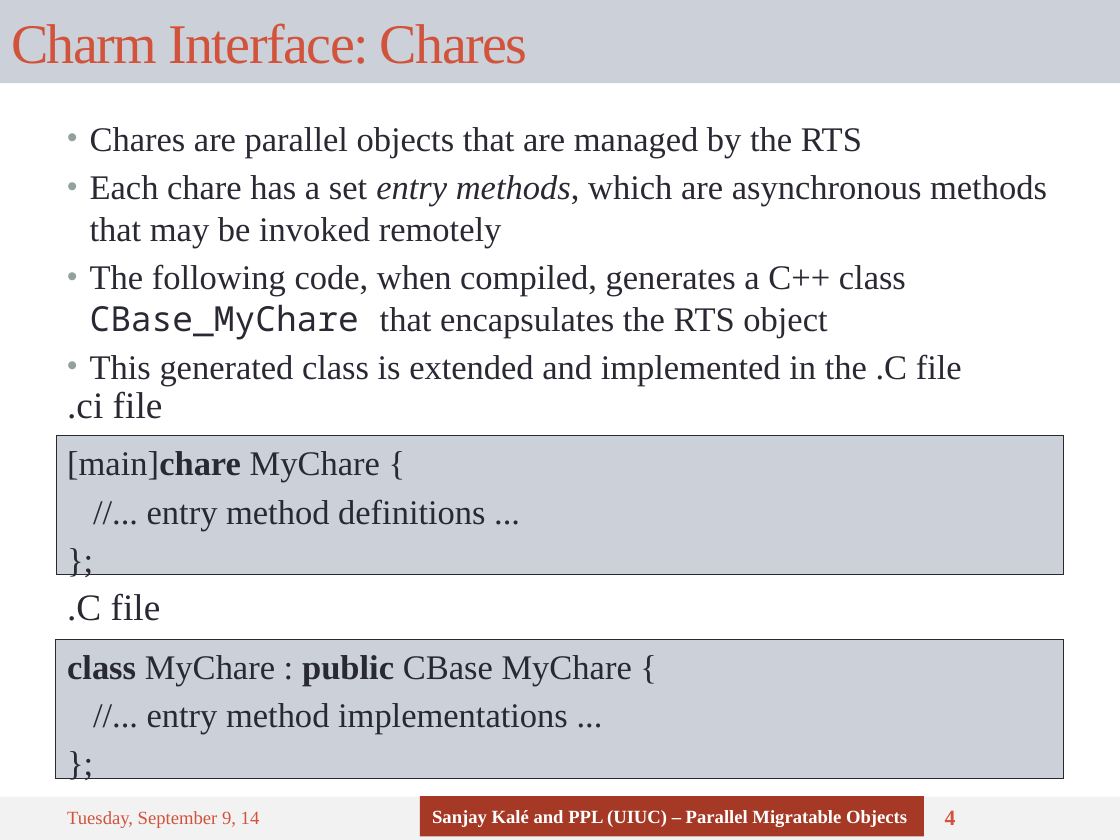
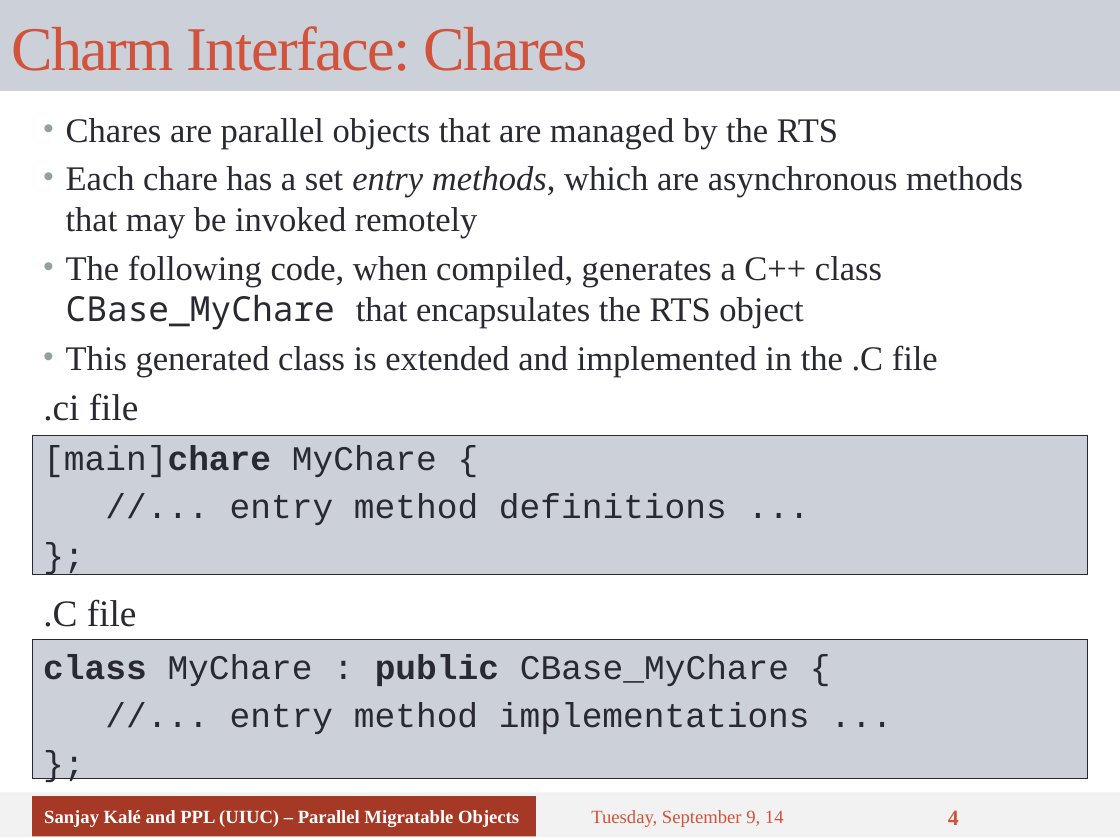
Before and after one commit to UIUC-PPL/charm_tutorial, a slide deck: slide 4 of tutorial-04-charm_basics.pptx. Drawn at 1120x840 pixels with LibreOffice and Linux fonts; fonts in the diff are those of the drawing. Boxes give left, top, right and bottom in pixels: in the first picture for what was removed or moved away, otherwise in the second. Text is boxed around its words. In the diff, an @@ line names an element or a change of style, - is before the commit and + after.

```diff
--- a/tutorial-04-charm_basics.pptx
+++ b/tutorial-04-charm_basics.pptx
@@ title "Charm Interface: Chares": place and size @@
-title "Charm Interface: Chares" at box(0, 0, 1120, 83)
+title "Charm Interface: Chares" at box(0, 0, 1120, 91)
@@ title "Charm Interface: Chares" at box(0, 0, 1120, 91): size 36 to 40 pt @@
@@ text "Chares are parallel objects that ...": place and size @@
-text "Chares are parallel objects that ..." at box(90, 127, 1047, 386)
+text "Chares are parallel objects that ..." at box(66, 118, 1023, 376)
@@ vertical alignment top to middle in 3 elements at box(66, 118, 1023, 376), box(43, 599, 137, 627), box(43, 393, 139, 421) @@
@@ text ".ci file": place and size @@
-text ".ci file" at box(67, 391, 163, 419)
+text ".ci file" at box(43, 393, 139, 421)
@@ text "[main]chare MyChare {": place and size @@
-text "[main]chare MyChare {" at box(56, 436, 1064, 575)
+text "[main]chare MyChare {" at box(32, 436, 1088, 575)
@@ text "[main]chare MyChare {" at box(32, 436, 1088, 575): font Times New Roman to Courier New; vertical alignment top to middle @@
@@ text ".C file": place and size @@
-text ".C file" at box(67, 593, 161, 621)
+text ".C file" at box(43, 599, 137, 627)
@@ rectangle "class MyChare : public CBase_MyChare ...": place and size @@
-rectangle "class MyChare : public CBase_MyChare ..." at box(56, 640, 1064, 778)
+rectangle "class MyChare : public CBase_MyChare ..." at box(32, 640, 1088, 778)
@@ text in rectangle at box(43, 654, 789, 686): text changed; font Times New Roman to Courier New @@
-class MyChare : public CBase MyChare {
+class MyChare : public CBase_MyChare {
@@ text in rectangle at box(230, 702, 810, 734): font Times New Roman to Courier New in "//... entry method implementations ...", "};" @@
@@ rectangle: place and size @@
-rectangle at box(0, 797, 1120, 840)
+rectangle at box(0, 793, 1120, 838)
@@ rectangle "Sanjay Kalé and PPL (UIUC) ...": place and size @@
-rectangle "Sanjay Kalé and PPL (UIUC) ..." at box(420, 796, 924, 837)
+rectangle "Sanjay Kalé and PPL (UIUC) ..." at box(32, 796, 536, 837)
@@ text "Tuesday, September 9, 14": place and size @@
-text "Tuesday, September 9, 14" at box(67, 811, 260, 828)
+text "Tuesday, September 9, 14" at box(591, 810, 784, 827)
```
Also in this commit, not shown: 35 other slides changed.
